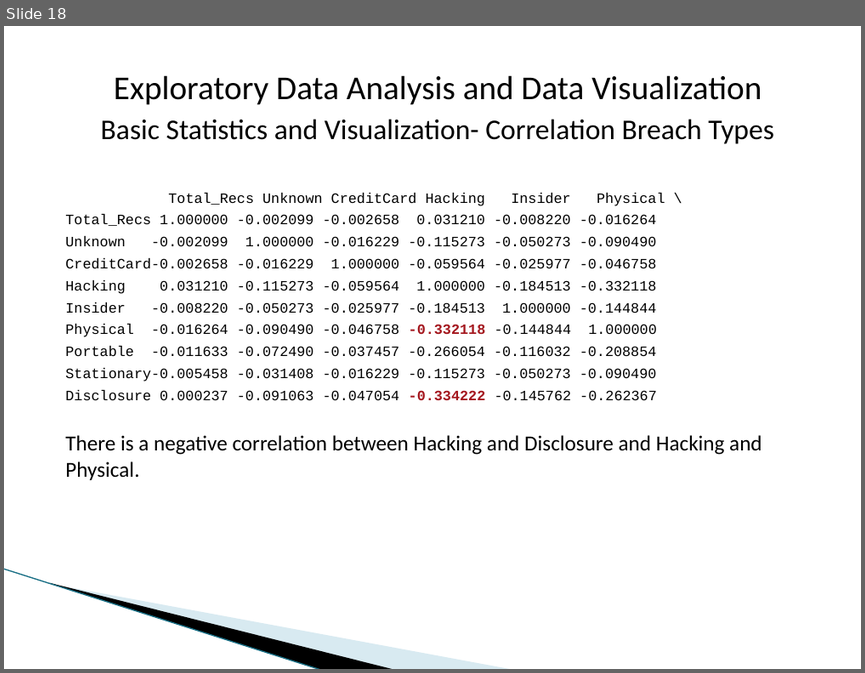
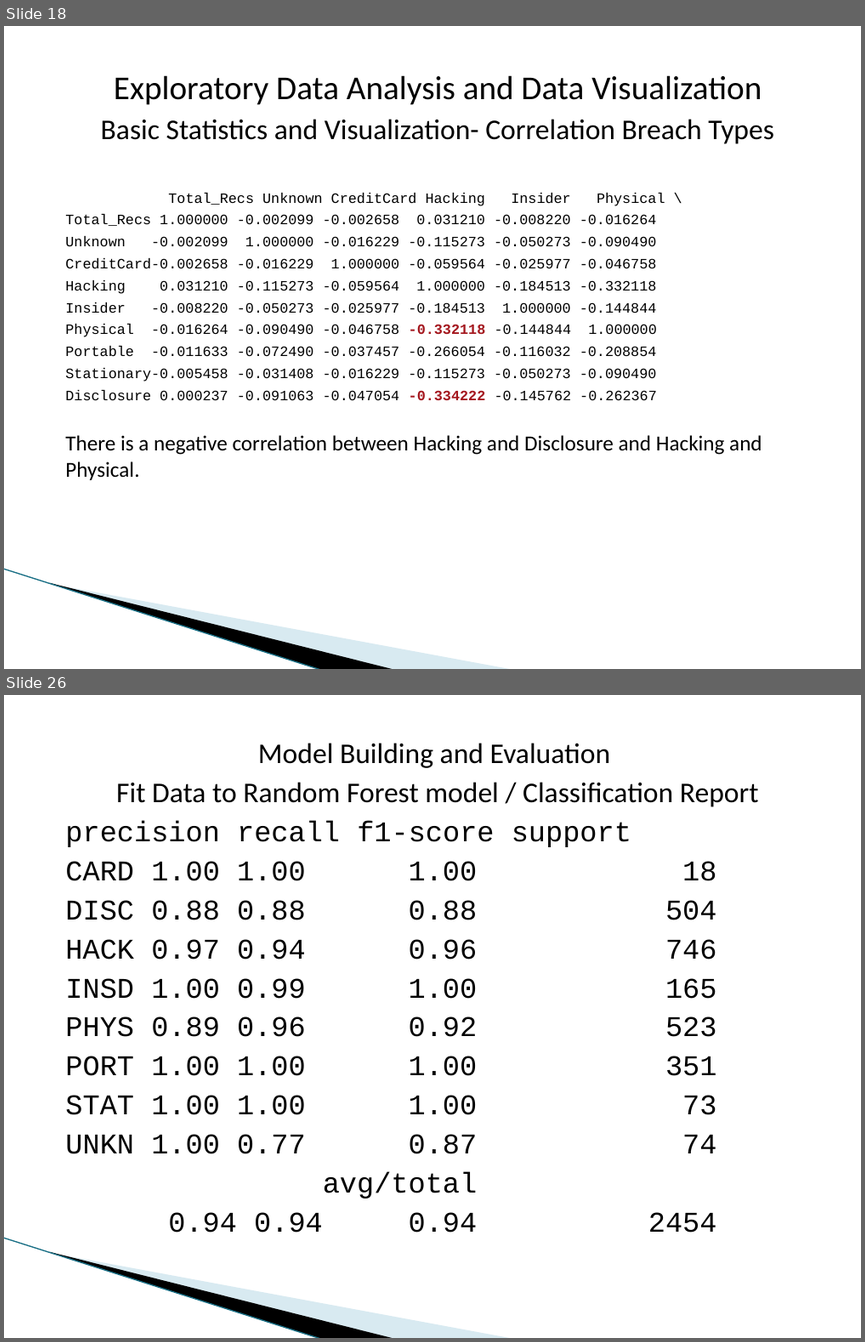
Before and after one commit to dmrod01/Capstone, a slide deck: Final Analysis - Data Capstone Project - Data Breaches.pptx. Shown one above the other, each under a label of ours: slide 18 before the commit, slides 18 and 26 after it; the slides between them are not shown. The pictures are 865x673 and 865x1342 pixels, drawn with LibreOffice and Linux fonts; fonts in the diff are those of the drawing; background and template pictures are left out. Boxes give left, top, right and bottom in pixels: in the first picture for what was removed or moved away, otherwise in the second. Text is boxed around its words. In the diff, an @@ line names an element or a change of style, - is before the commit and + after.

```diff
--- a/Final Analysis - Data Capstone Project - Data Breaches.pptx
+++ b/Final Analysis - Data Capstone Project - Data Breaches.pptx
@@ slide 26 added at <box>4,695,861,1338</box>, background #FFFFFF; not listed: 3 template elements that a slide beside it also shows @@
@@ text added at <box>65,743,759,1232</box>, 24 pt, text #000000 @@
+Model Building and Evaluation
+Fit Data to Random Forest model / Classification Report
+precision recall f1-score support
+CARD 1.00 1.00 1.00 18
+DISC 0.88 0.88 0.88 504
+HACK 0.97 0.94 0.96 746
+INSD 1.00 0.99 1.00 165
+PHYS 0.89 0.96 0.92 523
+PORT 1.00 1.00 1.00 351
+STAT 1.00 1.00 1.00 73
+UNKN 1.00 0.77 0.87 74
+avg/total
+0.94 0.94 0.94 2454
```
Also in this commit, not shown: 15 other slides added.
